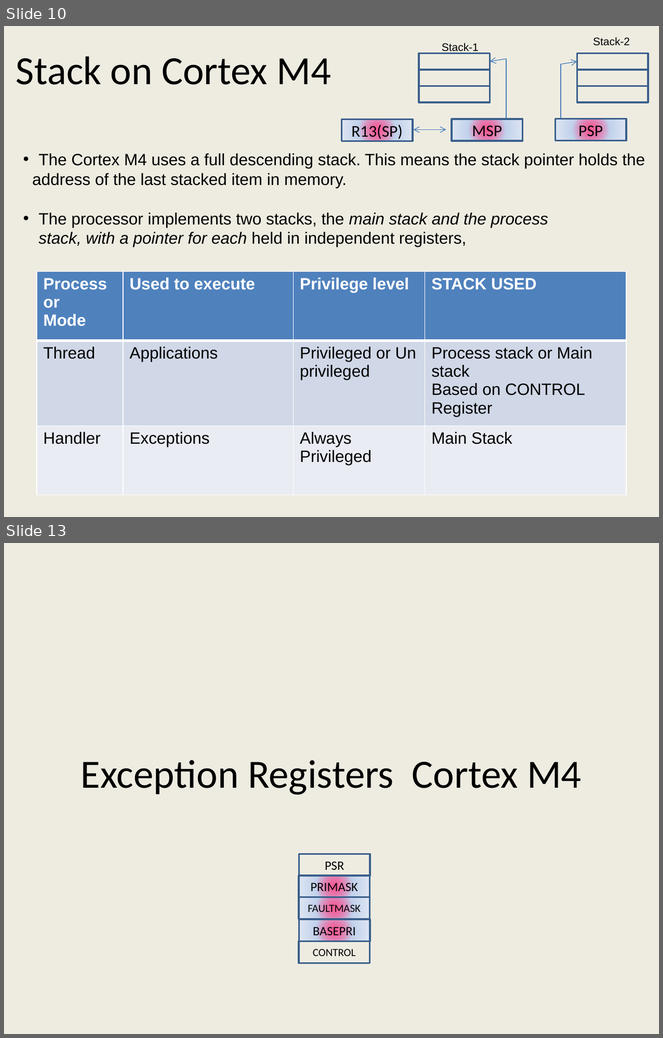
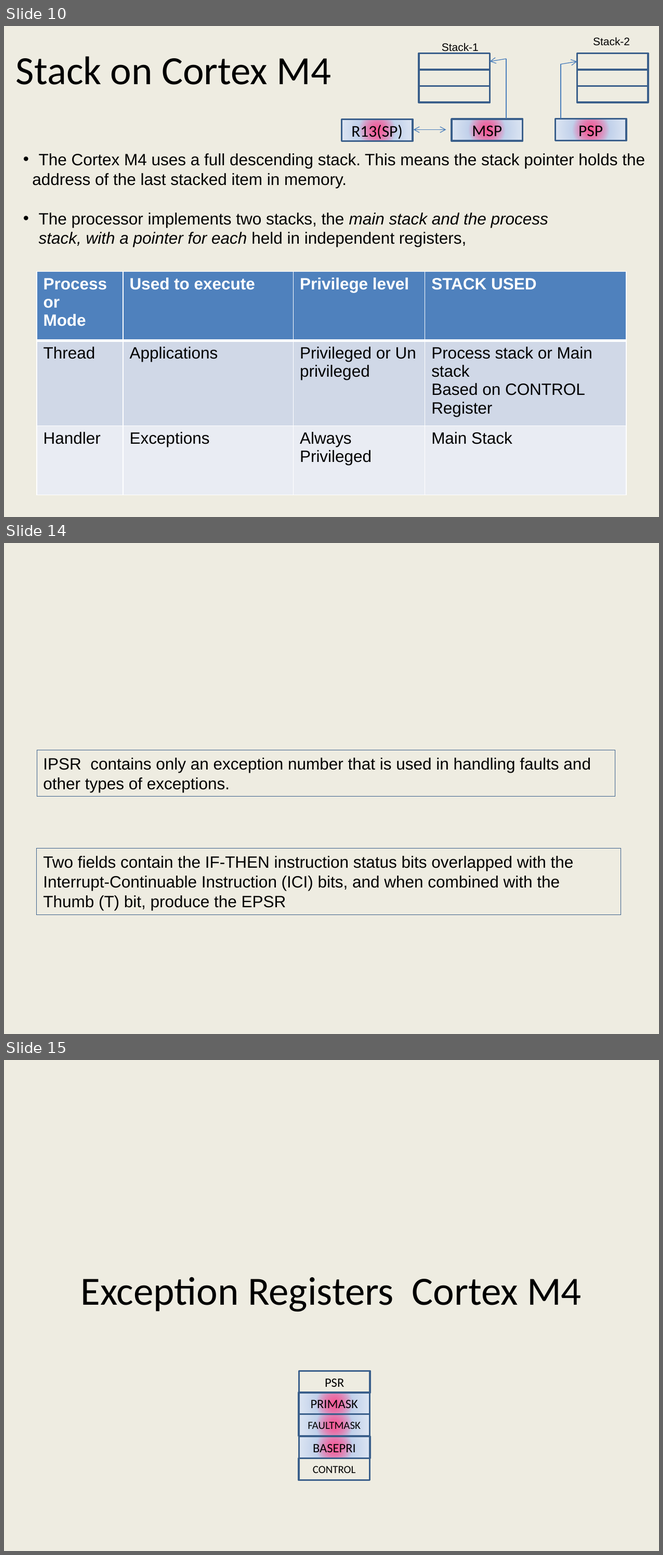
Before and after one commit to girishsukukumar/ARM-Architecture, a slide deck: Module-4.pptx. Shown one above the other, each under a label of ours: slides 10 and 13 before the commit, slides 10, 14 and 15 after it; the slides between them are not shown. The pictures are 663x1038 and 663x1555 pixels, drawn with LibreOffice and Linux fonts; fonts in the diff are those of the drawing. Boxes give left, top, right and bottom in pixels: in the first picture for what was removed or moved away, otherwise in the second. Text is boxed around its words. In the diff, an @@ line names an element or a change of style, - is before the commit and + after.

```diff
--- a/Module-4.pptx
+++ b/Module-4.pptx
@@ slide 14 added at <box>4,543,659,1034</box>, background #EEECE1 @@
@@ rectangle added at <box>37,750,616,797</box>, outline #3A5F8C 0.75 pt, 18 pt, text #000000 @@
+IPSR contains only an exception number that is used in handling faults and other types of exceptions.
@@ rectangle added at <box>37,849,621,915</box>, outline #3A5F8C 0.75 pt, 18 pt, text #000000 @@
+Two fields contain the IF-THEN instruction status bits overlapped with the
+Interrupt-Continuable Instruction (ICI) bits, and when combined with the
+Thumb (T) bit, produce the EPSR
@@ what was slide 13 is now slide 15 @@
```
Also in this commit, not shown: 2 slides changed, 1 other slide added.
